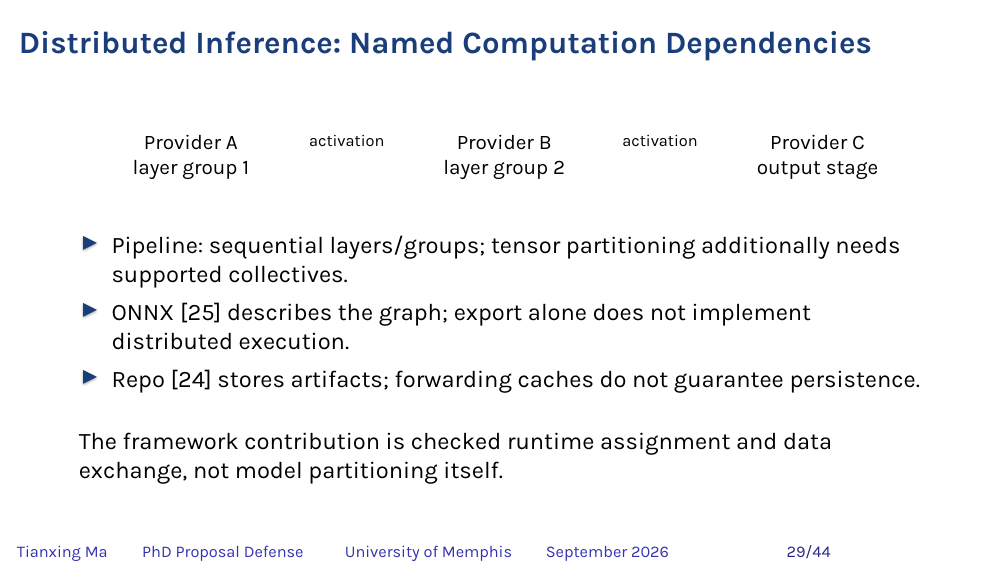
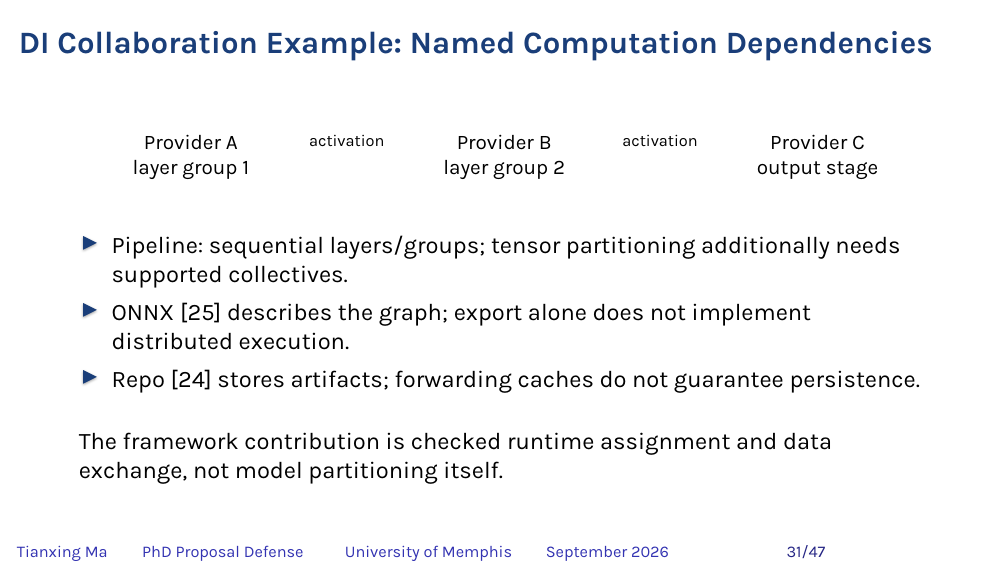
Before and after one commit to matianxing1992/NDN_Service_Framework, a slide deck: slide 31 of docs/PAPER/proposal-defense/slides/NDNSF_proposal_hybrid_editable.pptx (slide 29 before the commit). Drawn at 1008x567 pixels with LibreOffice and Linux fonts; fonts in the diff are those of the drawing; background and template pictures are left out. Boxes give left, top, right and bottom in pixels: in the first picture for what was removed or moved away, otherwise in the second. Text is boxed around its words. In the diff, an @@ line names an element or a change of style, - is before the commit and + after.

```diff
--- a/docs/PAPER/proposal-defense/slides/NDNSF_proposal_hybrid_editable.pptx
+++ b/docs/PAPER/proposal-defense/slides/NDNSF_proposal_hybrid_editable.pptx
@@ text at [19, 31, 933, 60]: text changed @@
-Distributed Inference: Named Computation Dependencies
+DI Collaboration Example: Named Computation Dependencies
@@ text at [787, 545, 826, 558]: text changed @@
-29/44
+31/47
```
Also in this commit, not shown: 42 other slides changed, 3 slides added, 22 other files.
